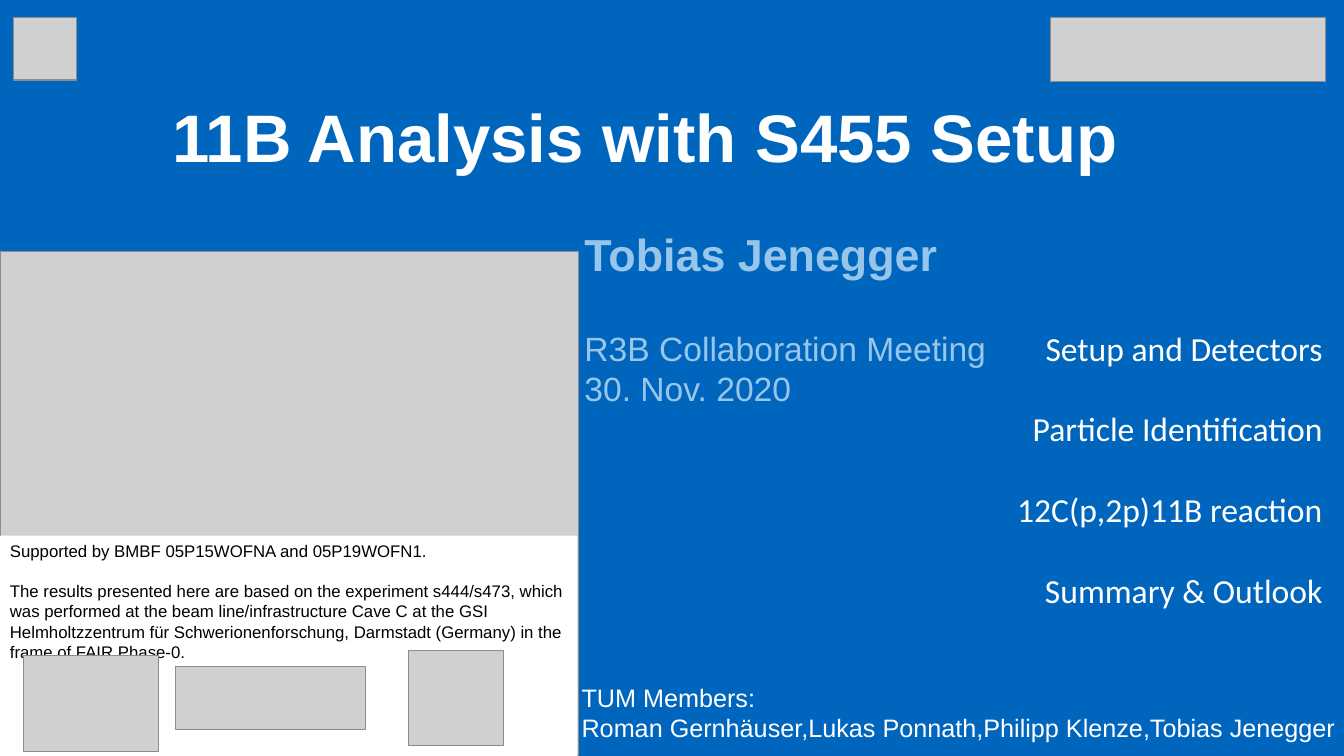
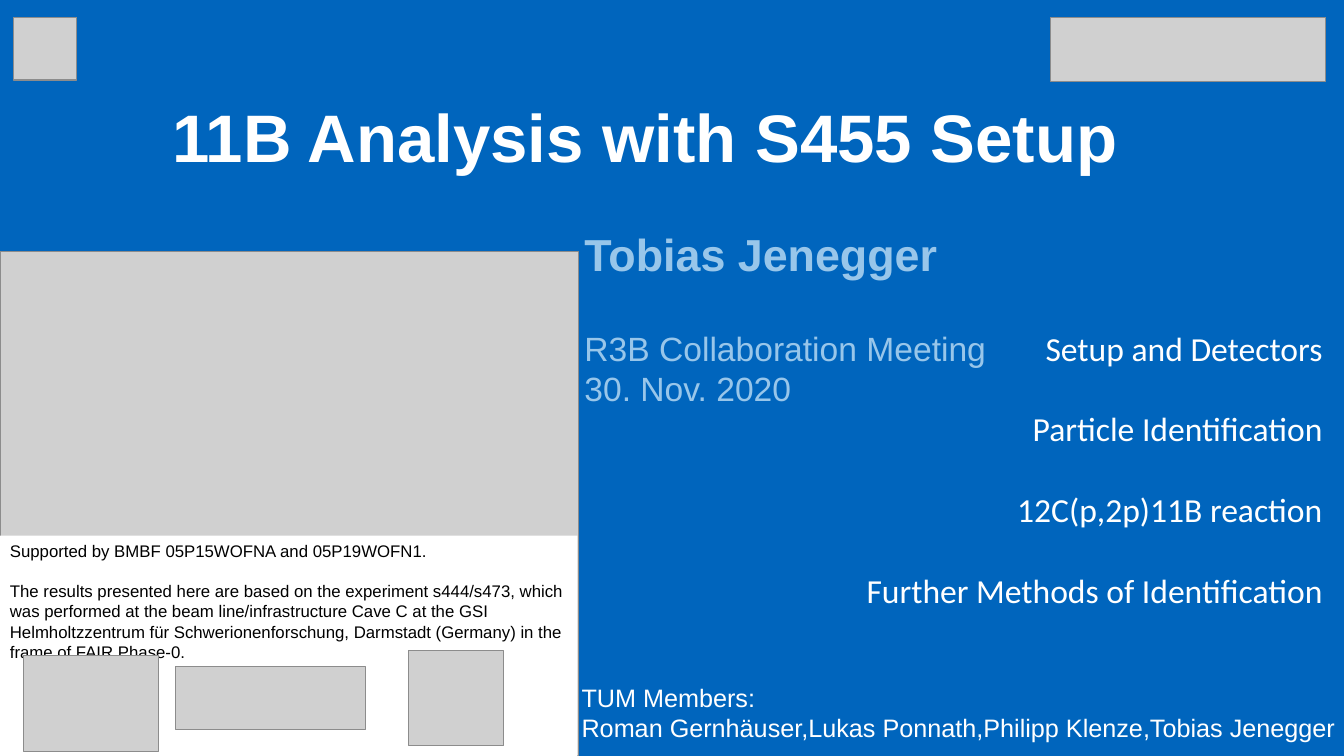
Before and after one commit to jenegger/r3b_wg, a slide deck: slide 1 of r3b_presentation.odp. Drawn at 1344x756 pixels with LibreOffice and Linux fonts; fonts in the diff are those of the drawing; grey boxes stand for pictures. Boxes give left, top, right and bottom in pixels: in the first picture for what was removed or moved away, otherwise in the second. Text is boxed around its words. In the diff, an @@ line names an element or a change of style, - is before the commit and + after.

```diff
--- a/r3b_presentation.odp
+++ b/r3b_presentation.odp
@@ text at bbox=[867, 579, 1322, 604]: text changed @@
-Summary & Outlook
+Further Methods of Identification
```
Also in this commit, not shown: 1 other slide changed, 1 slide added, 1 other file.
